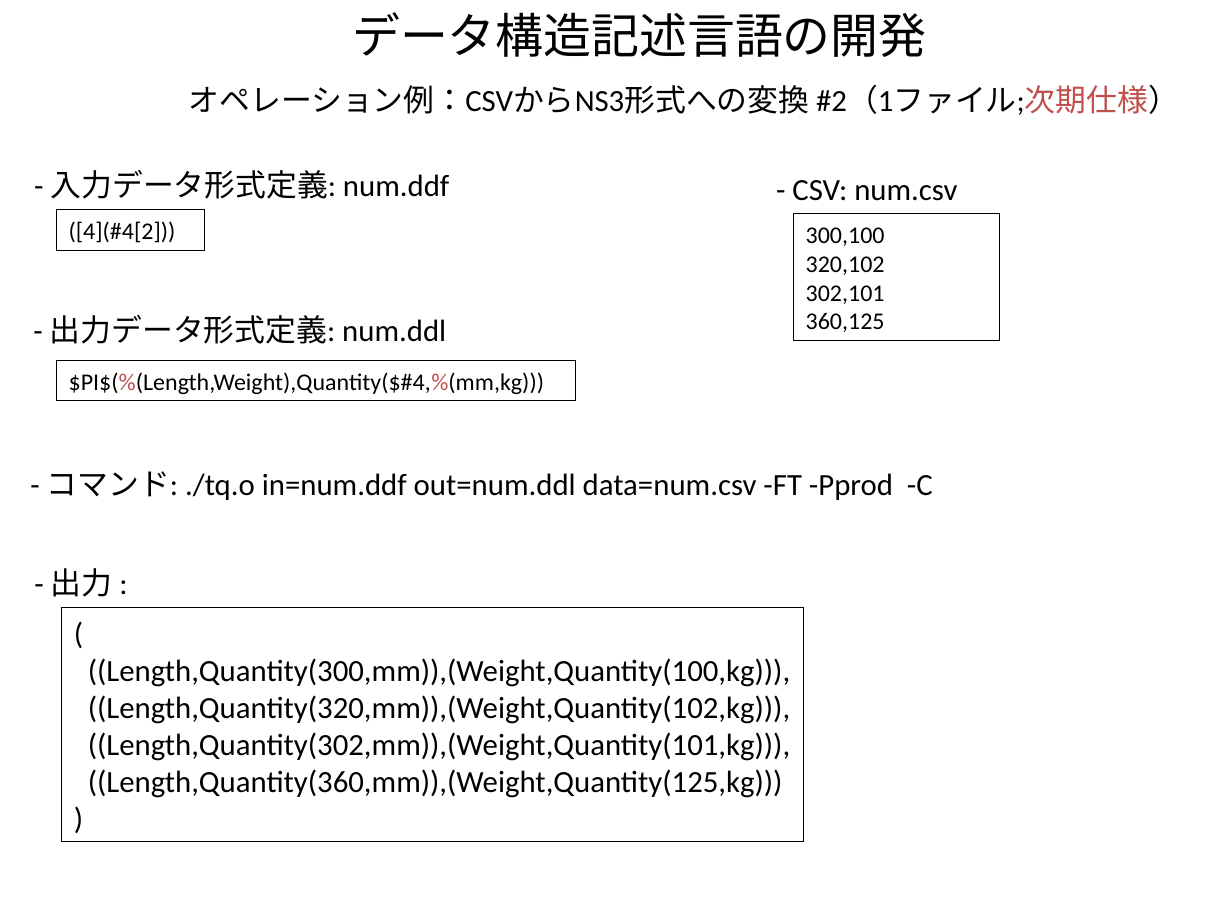
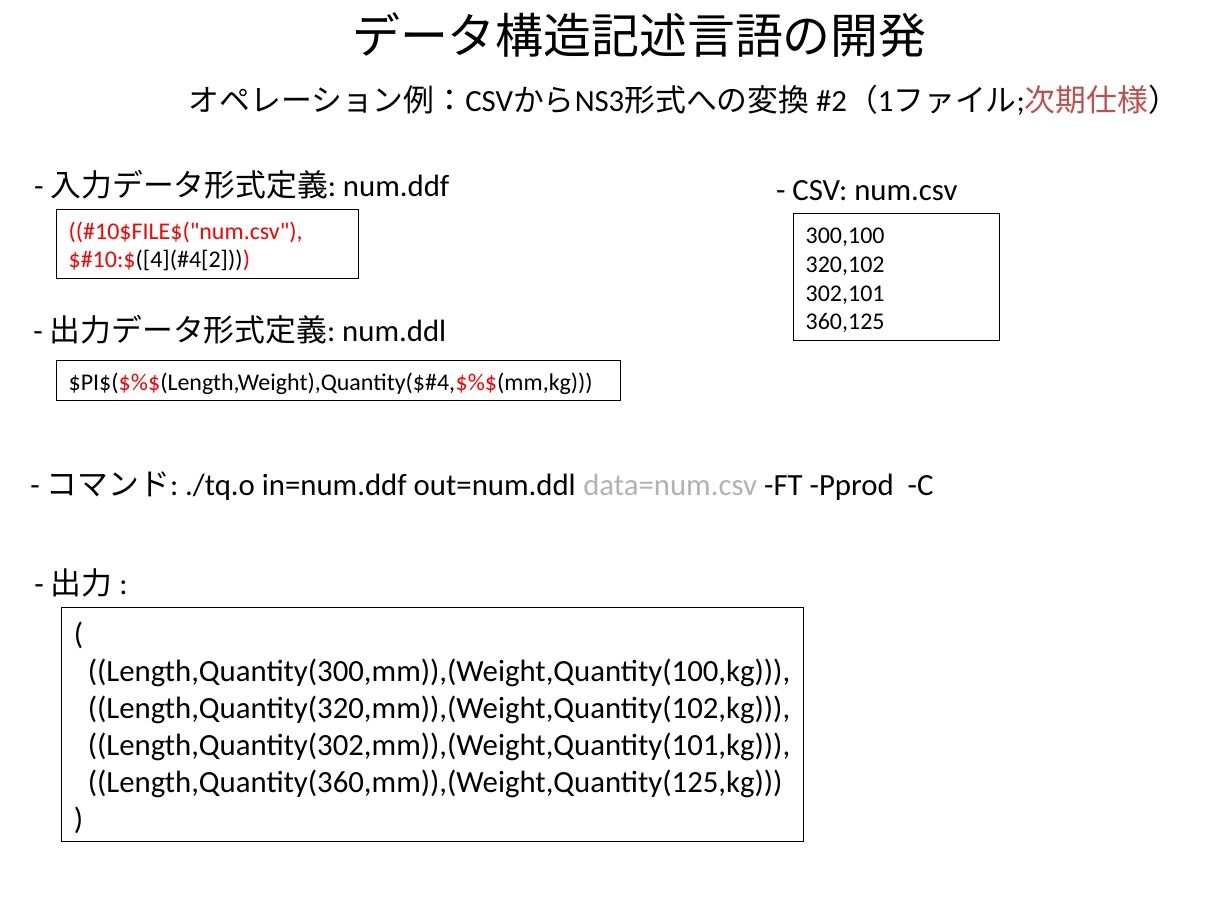
Before and after one commit to kouamano/RECURSIVE-SYSTEM, a slide deck: slide 7 of Document/tq_op_example.odp. Drawn at 1232x924 pixels with LibreOffice and Linux fonts; fonts in the diff are those of the drawing. Boxes give left, top, right and bottom in pixels: in the first picture for what was removed or moved away, otherwise in the second. Text is boxed around its words. In the diff, an @@ line names an element or a change of style, - is before the commit and + after.

Commit message:
add

```diff
--- a/Document/tq_op_example.odp
+++ b/Document/tq_op_example.odp
@@ rectangle "((#10$FILE$("num.csv"),": place and size @@
-rectangle "((#10$FILE$("num.csv")," at box(57, 209, 205, 250)
+rectangle "((#10$FILE$("num.csv")," at box(57, 209, 359, 280)
@@ text in rectangle at box(69, 221, 303, 271): text changed; text colour #000000 to #FF0000 @@
-([4](#4[2]))
+((#10$FILE$("num.csv"),
+$#10:$([4](#4[2])))
@@ rectangle "$PI$($%$(Length,Weight),Quantity($#4,$%$(mm,kg)))": place and size @@
-rectangle "$PI$($%$(Length,Weight),Quantity($#4,$%$(mm,kg)))" at box(57, 360, 577, 400)
+rectangle "$PI$($%$(Length,Weight),Quantity($#4,$%$(mm,kg)))" at box(57, 360, 621, 400)
@@ text in rectangle at box(69, 372, 593, 394): text changed @@
-$PI$(%(Length,Weight),Quantity($#4,%(mm,kg)))
+$PI$($%$(Length,Weight),Quantity($#4,$%$(mm,kg)))
@@ text "- コマンド: ./tq.o in=num.ddf out=num.ddl ..." at box(47, 471, 934, 500): text colour #000000 to #B2B2B2 in "data=num.csv" @@
```
Also in this commit, not shown: 3 other slides changed.
